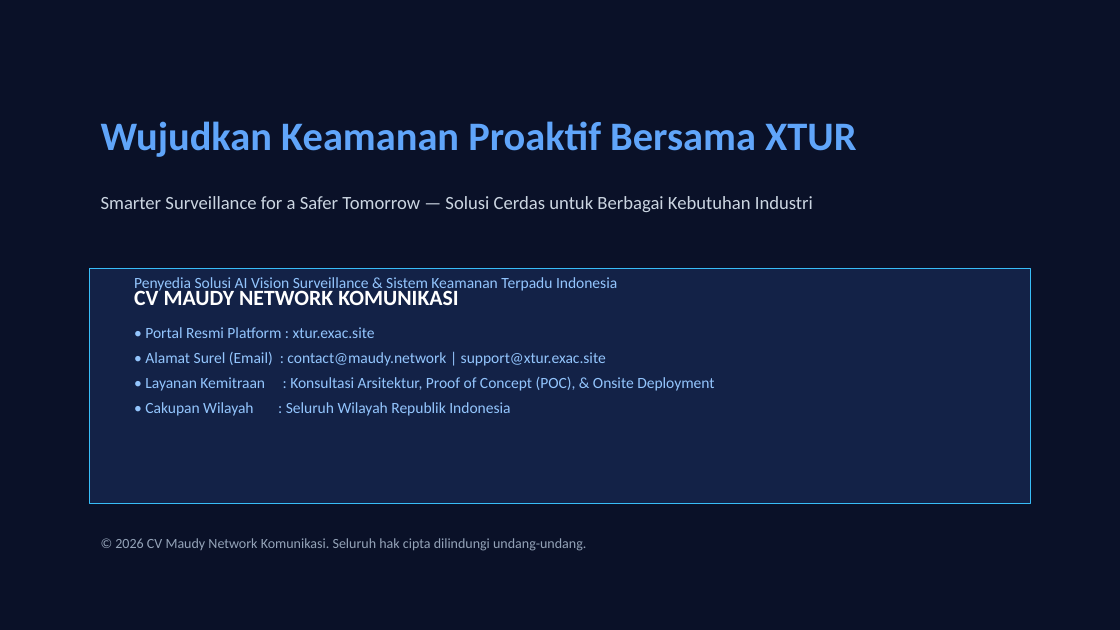
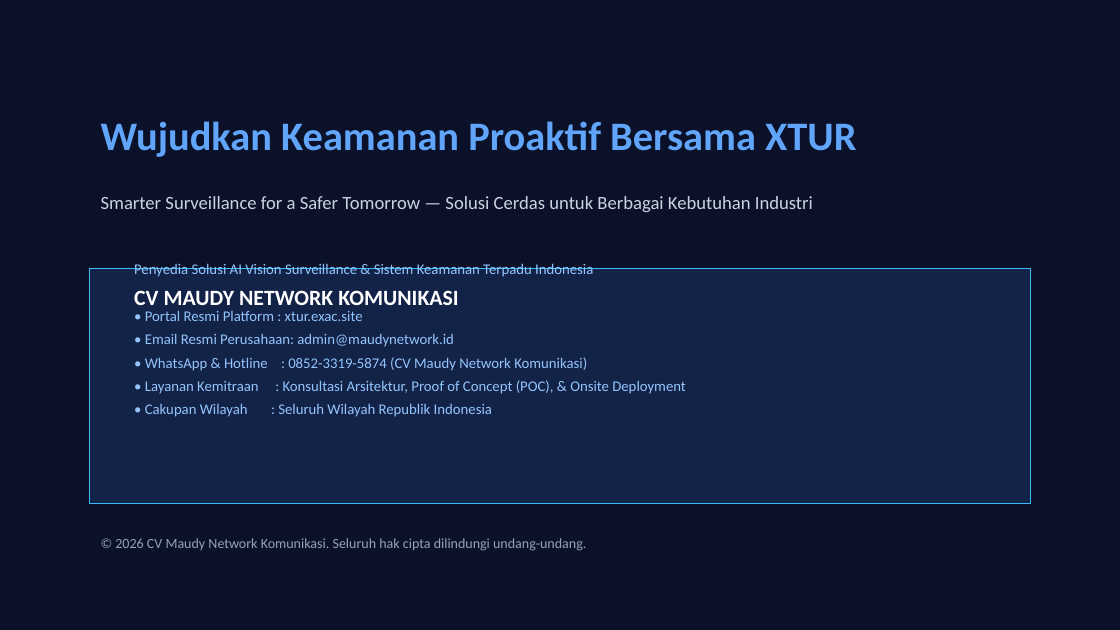
Before and after one commit to elfonda256/xtur-product-profile, a slide deck: slide 12 of exports/XTUR-AI-Surveillance-Product-Profile.pptx. Drawn at 1120x630 pixels with LibreOffice and Linux fonts; fonts in the diff are those of the drawing. Boxes give left, top, right and bottom in pixels: in the first picture for what was removed or moved away, otherwise in the second. Text is boxed around its words. In the diff, an @@ line names an element or a change of style, - is before the commit and + after.

Commit message:
fix(contact): update official email to admin@maudynetwork.id and WhatsApp to 0852-3319-5874

```diff
--- a/exports/XTUR-AI-Surveillance-Product-Profile.pptx
+++ b/exports/XTUR-AI-Surveillance-Product-Profile.pptx
@@ text at box(134, 264, 686, 417): size 10 to 9.5 pt in "Penyedia Solusi AI Vision Surveillance & Sistem ...", "• Portal Resmi Platform : xtur.exac.site", "• Layanan Kemitraan : Konsultasi Arsitektur, Proof ...", "• Cakupan Wilayah : Seluruh Wilayah Republik ..."; line spacing 16pt to 15pt @@
@@ text at box(145, 333, 587, 371): text changed; size 10 to 9.5 pt @@
-• Alamat Surel (Email) : contact@maudy.network | support@xtur.exac.site
+• Email Resmi Perusahaan: admin@maudynetwork.id
+• WhatsApp & Hotline : 0852-3319-5874 (CV Maudy Network Komunikasi)
```
Also in this commit, not shown: 5 other files.
